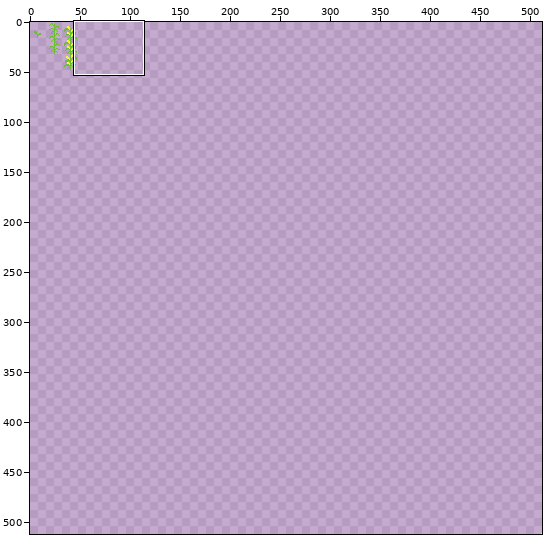
Pixel-art file -- Assets/Sprites/Corn.aseprite. The first picture is a wide view before the edit; the outline marks the close-up.
Close-up. Earlier state:
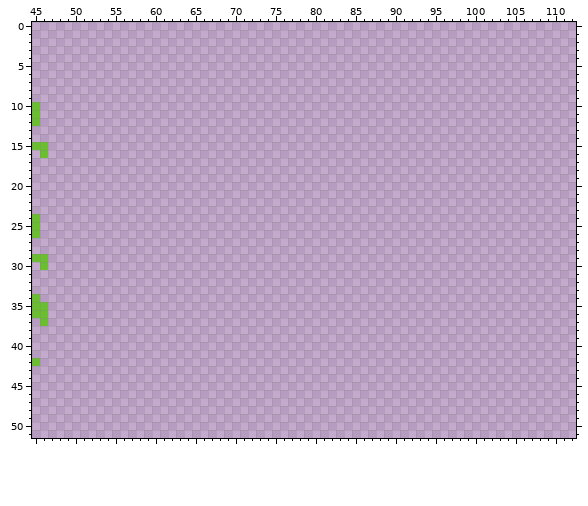
512x512 pixels, 1 frame. Shown: x 45..112, y 0..51.
New version:
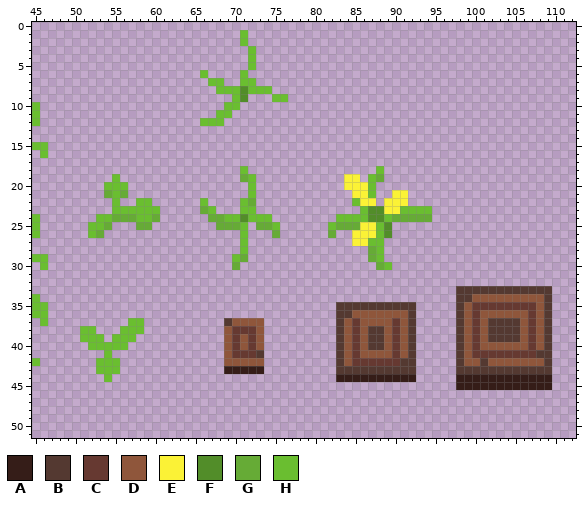
Palette (. is transparent): A #351d18  B #543931  C #663931  D #8f563b  E #fbf236  F #528d29  G #66ab36  H #6abe30
Difference:
@@ x 64..78 @@
  0 ...............
- 1 ...............
- 2 ...............
- 3 ...............
- 4 ...............
- 5 ...............
- 6 ...............
- 7 ...............
- 8 ...............
- 9 ...............
-10 ...............
-11 ...............
-12 ...............
+ 1 .......H.......
+ 2 .......H.......
+ 3 ........H......
+ 4 ........H......
+ 5 ........H......
+ 6 ..H....H.......
+ 7 ...HH..HH......
+ 8 ....HHHFHHH....
+ 9 ......HF...HH..
+10 .....HH........
+11 ....HH.........
+12 ..HHH..........
 13 ...............
@@ x 45..112 @@
 17 ....................................................................
-18 ....................................................................
-19 ....................................................................
-20 ....................................................................
-21 ....................................................................
-22 ....................................................................
-23 ....................................................................
-24 H...................................................................
-25 H...................................................................
-26 H...................................................................
-27 ....................................................................
-28 ....................................................................
-29 HH..................................................................
-30 .H..................................................................
+18 ..........................H................H........................
+19 ..........H...............GH...........EE.HG........................
+20 .........HHH...............H...........EEEH.........................
+21 .........GHG...............H............EEH..EE.....................
+22 ..........H..HH......H....HG............HEE.EEE.....................
+23 ..........HHHHHH.....GH...HH.............HFFEEHHHH..................
+24 H.......HHGGGHHG......GGHHFHHH........HHHHFFHGGGGG..................
+25 H......HHG...GG........GGGH.GGH......HGGGEEHF.......................
+26 H......HG.................H...G......G..EEEHF.......................
+27 ..........................H.............EEHH........................
+28 ..........................H...............GH........................
+29 HH.......................HG...............GH........................
+30 .H.......................G.................GH.......................
 31 ....................................................................
 32 ....................................................................
-33 ....................................................................
-34 H...................................................................
-35 HH..................................................................
-36 HH..................................................................
-37 .H..................................................................
-38 ....................................................................
-39 ....................................................................
-40 ....................................................................
-41 ....................................................................
-42 H...................................................................
-43 ....................................................................
-44 ....................................................................
-45 ....................................................................
+33 .....................................................BBBBBBBBBBBB...
+34 H....................................................BBDDDDDDDDDB...
+35 HH....................................BBBBBBBBBB.....BDCCCCCCCCDB...
+36 HH....................................BBDDDDDDDB.....BDCDDDDDDCDB...
+37 .H..........HH..........BDDDD.........BDCDDDDCDB.....BDCDBBBBDCDB...
+38 ......HH...HHH..........DCCCD.........BDCDBBDCDB.....BDCDBBBBDCDB...
+39 ......HHH.HHH...........DCDCD.........BDCDBBDCDB.....BDCDBBBBDCDB...
+40 .......HHHHH............DCDCD.........BDCDBBDCDB.....BDCDDDDDDCDB...
+41 .........H..............DCCCB.........BDCDDDDCDB.....BDCCCCCCCCBB...
+42 H.......HHH.............DDDDD.........BDCCCCCCBB.....BDDBDDDDDDDB...
+43 ........HHH.............AAAAA.........BBBBBBBBBB.....BBBBBBBBBBBB...
+44 .........H............................AAAAAAAAAA.....AAAAAAAAAAAA...
+45 .....................................................AAAAAAAAAAAA...
 46 ....................................................................
Pixel boxes of the changes (left, top, right, bottom) in both close-ups:
added: (200, 30, 288, 126)
added: (200, 166, 280, 270)
added: (328, 166, 432, 382)
added: (88, 174, 160, 238)
added: (456, 286, 552, 390)
added: (80, 318, 144, 382)
added: (224, 318, 264, 374)
